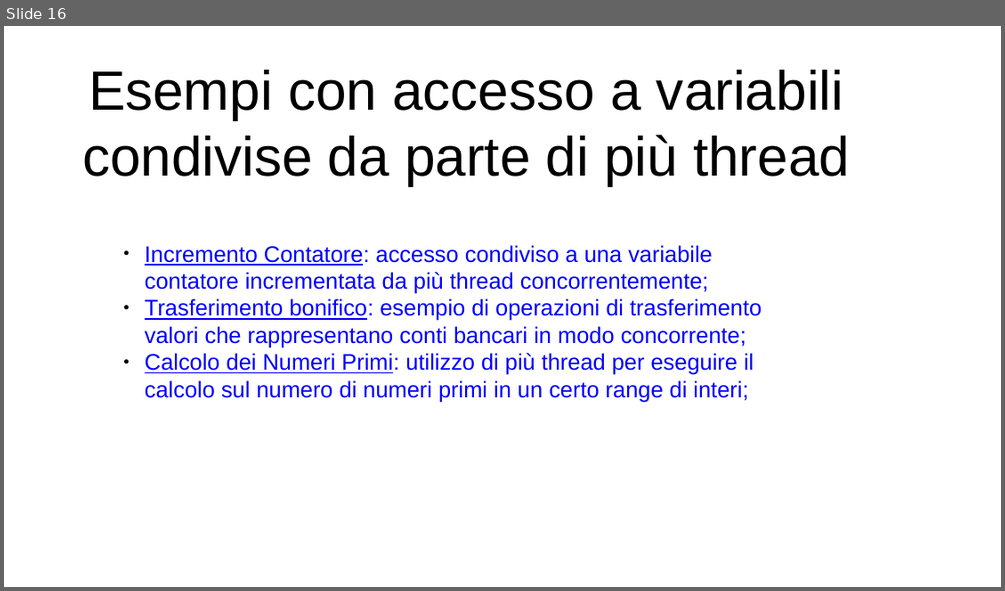
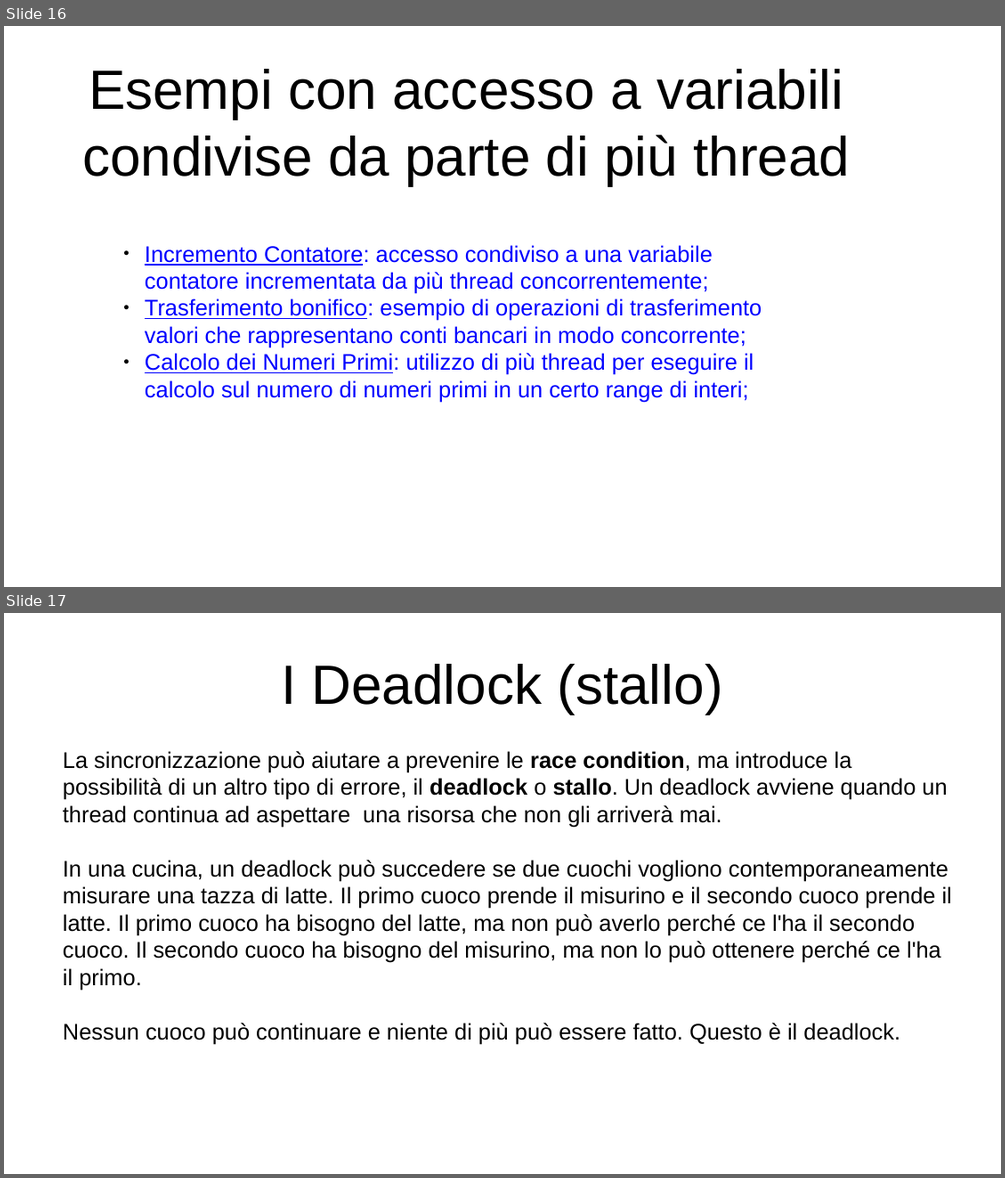
Before and after one commit to checksound/Slides_THREAD_CONCORRENZA, a slide deck: CONCORRENZA.pptx. Shown one above the other, each under a label of ours: slide 16 before the commit, slides 16 and 17 after it. The pictures are 1005x591 and 1005x1178 pixels, drawn with LibreOffice and Linux fonts; fonts in the diff are those of the drawing. Boxes give left, top, right and bottom in pixels: in the first picture for what was removed or moved away, otherwise in the second. Text is boxed around its words. In the diff, an @@ line names an element or a change of style, - is before the commit and + after.

```diff
--- a/CONCORRENZA.pptx
+++ b/CONCORRENZA.pptx
@@ slide 17 added at box(4, 613, 1001, 1174), background #FFFFFF @@
@@ text added at box(281, 664, 723, 714), 44 pt, text #000000 @@
+I Deadlock (stallo)
@@ text added at box(63, 751, 952, 1044), 18 pt, text #000000 @@
+La sincronizzazione può aiutare a prevenire le race condition, ma introduce la possibilità di un altro tipo di errore, il deadlock o stallo. Un deadlock avviene quando un thread continua ad aspettare una risorsa che non gli arriverà mai.
+In una cucina, un deadlock può succedere se due cuochi vogliono contemporaneamente misurare una tazza di latte. Il primo cuoco prende il misurino e il secondo cuoco prende il latte. Il primo cuoco ha bisogno del latte, ma non può averlo perché ce l'ha il secondo cuoco. Il secondo cuoco ha bisogno del misurino, ma non lo può ottenere perché ce l'ha il primo.
+Nessun cuoco può continuare e niente di più può essere fatto. Questo è il deadlock.
```
Also in this commit, not shown: 1 slide changed, 1 other slide added, 5 other files.
